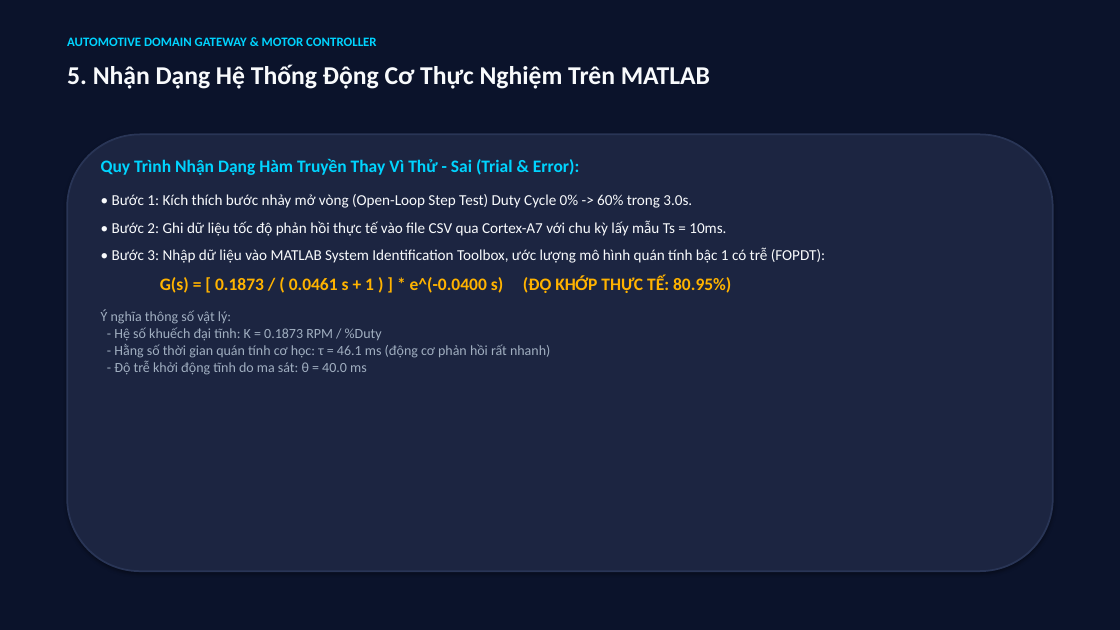
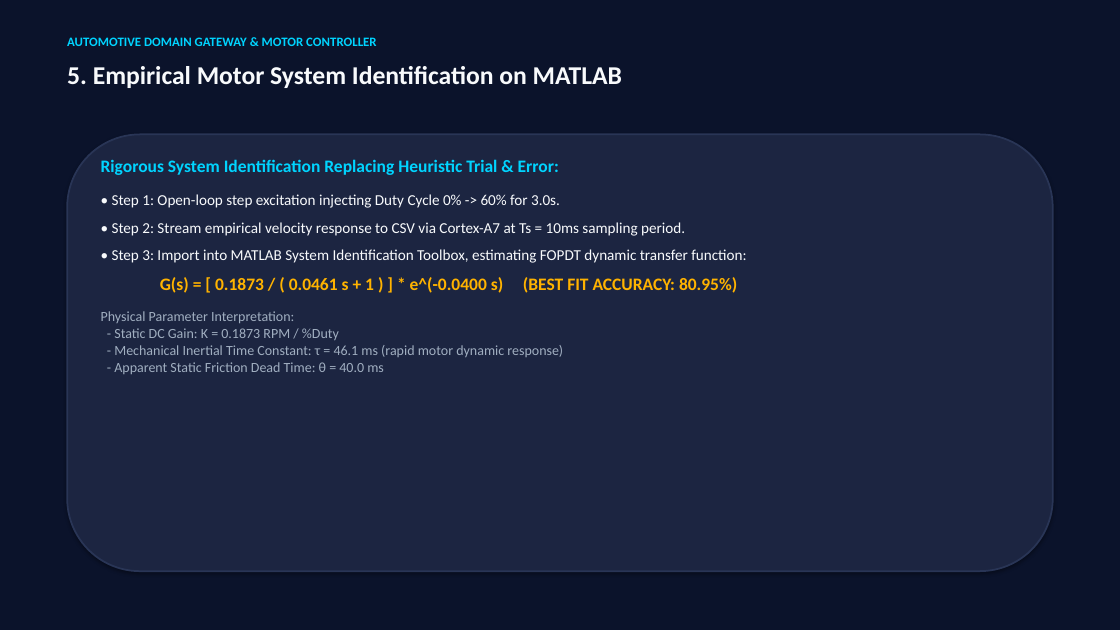
Before and after one commit to dobuuphuoc/stm32mp157d-dk1-automotive-gateway, a slide deck: slide 6 of docs/AUTOMOTIVE_DOMAIN_GATEWAY_PRESENTATION.pptx. Drawn at 1120x630 pixels with LibreOffice and Linux fonts; fonts in the diff are those of the drawing. Boxes give left, top, right and bottom in pixels: in the first picture for what was removed or moved away, otherwise in the second. Text is boxed around its words. In the diff, an @@ line names an element or a change of style, - is before the commit and + after.

```diff
--- a/docs/AUTOMOTIVE_DOMAIN_GATEWAY_PRESENTATION.pptx
+++ b/docs/AUTOMOTIVE_DOMAIN_GATEWAY_PRESENTATION.pptx
@@ text at [67,66,622,88]: text changed @@
-5. Nhận Dạng Hệ Thống Động Cơ Thực Nghiệm Trên MATLAB
+5. Empirical Motor System Identification on MATLAB
@@ text at [101,159,746,374]: text changed @@
-Quy Trình Nhận Dạng Hàm Truyền Thay Vì Thử - Sai (Trial & Error):
-• Bước 1: Kích thích bước nhảy mở vòng (Open-Loop Step Test) Duty Cycle 0% -> 60% trong 3.0s.
-• Bước 2: Ghi dữ liệu tốc độ phản hồi thực tế vào file CSV qua Cortex-A7 với chu kỳ lấy mẫu Ts = 10ms.
-• Bước 3: Nhập dữ liệu vào MATLAB System Identification Toolbox, ước lượng mô hình quán tính bậc 1 có trễ (FOPDT):
-G(s) = [ 0.1873 / ( 0.0461 s + 1 ) ] * e^(-0.0400 s) (ĐỘ KHỚP THỰC TẾ: 80.95%)
-Ý nghĩa thông số vật lý:
-- Hệ số khuếch đại tĩnh: K = 0.1873 RPM / %Duty
-- Hằng số thời gian quán tính cơ học: τ = 46.1 ms (động cơ phản hồi rất nhanh)
-- Độ trễ khởi động tĩnh do ma sát: θ = 40.0 ms
+Rigorous System Identification Replacing Heuristic Trial & Error:
+• Step 1: Open-loop step excitation injecting Duty Cycle 0% -> 60% for 3.0s.
+• Step 2: Stream empirical velocity response to CSV via Cortex-A7 at Ts = 10ms sampling period.
+• Step 3: Import into MATLAB System Identification Toolbox, estimating FOPDT dynamic transfer function:
+G(s) = [ 0.1873 / ( 0.0461 s + 1 ) ] * e^(-0.0400 s) (BEST FIT ACCURACY: 80.95%)
+Physical Parameter Interpretation:
+- Static DC Gain: K = 0.1873 RPM / %Duty
+- Mechanical Inertial Time Constant: τ = 46.1 ms (rapid motor dynamic response)
+- Apparent Static Friction Dead Time: θ = 40.0 ms
```
Also in this commit, not shown: 15 other slides changed, 1 slide added, 1 slide removed, 17 other files.
